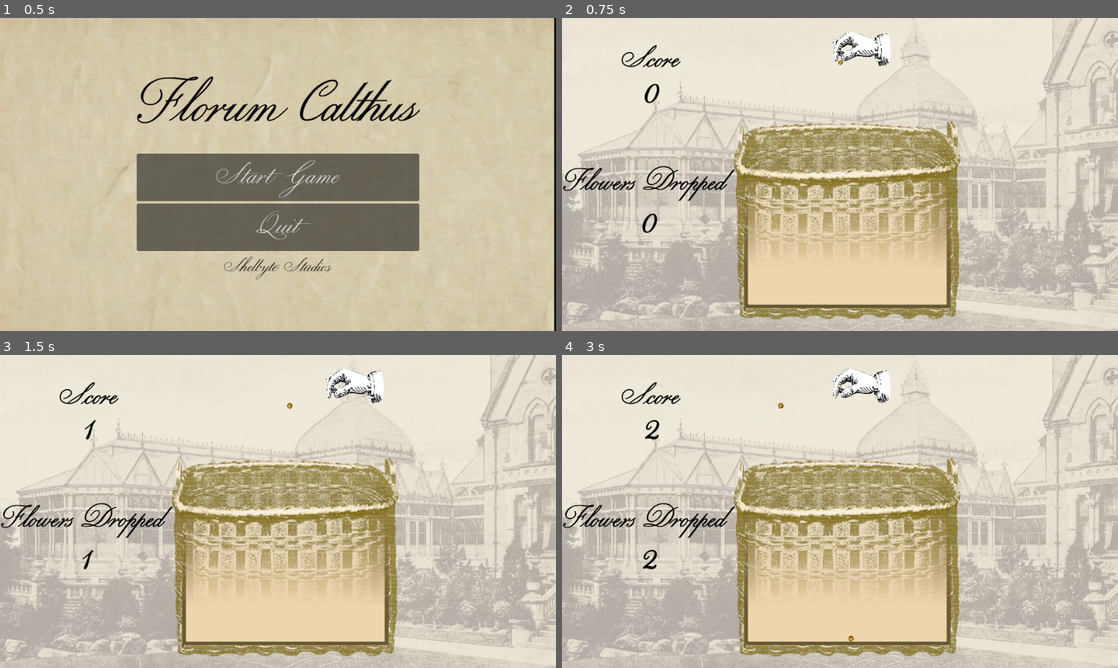
Above: before the commit, frames 1-4 (two rows, left to right).
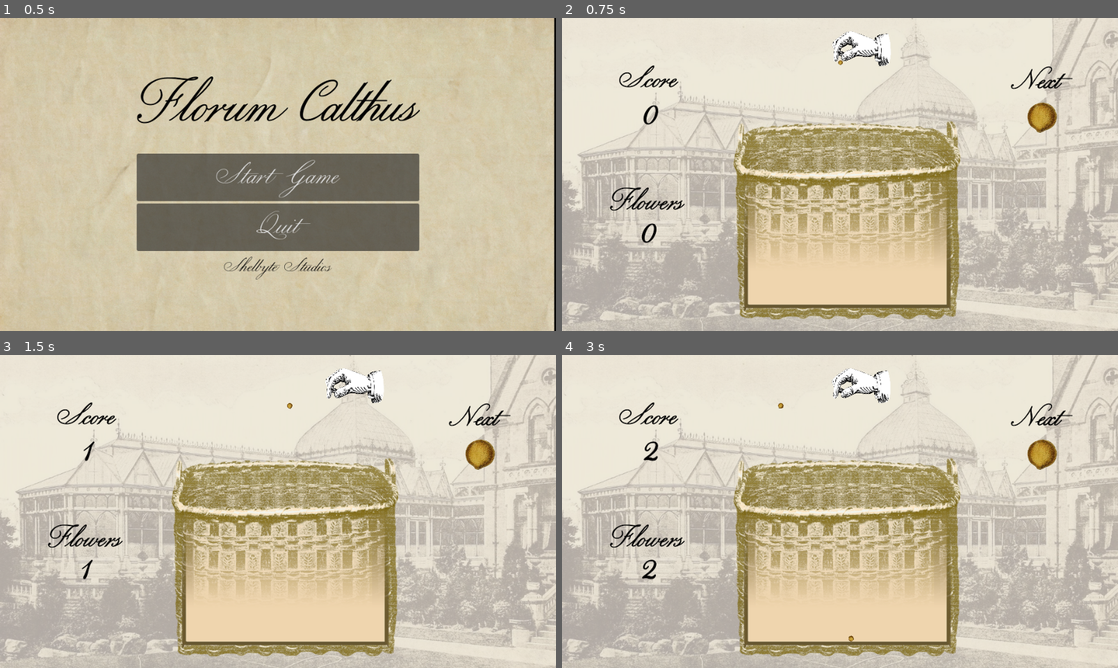
Above: after the commit, the same moments.

Repository: ClebMartin/GMTKGameJam2025
Game: Godot game, scene res://scenes/mainMenu.tscn
Same seed, same stepped clock (60 frames per second), same inputs: the game is played once before the commit and once after it.
Inputs (mouse positions are in pixels of both pictures, inside the frame that each line leads up to):
- Up to frame 1 (0.5 s): no input
- Up to frame 2 (0.75 s): click "Start Game" at 0.5 s
- Up to frame 3 (1.5 s): tap Enter at 1.25 s; move the mouse to (400, 495) at 1.27 s; hold Right (right) from 1.28 s (still down); hold Space (drop) from 1.28 s (still down)
- Up to frame 4 (3 s): move the mouse to (728, 527) at 2.02 s; release Right (right) at 2.03 s; release Space (drop) at 2.03 s; hold Left (left) 2.03-2.78 s; tap Space (drop) at 2.1 s; move the mouse to (895, 442) at 2.77 s; hold Right (right) from 2.78 s (still down); hold Space (drop) from 2.78 s (still down)

Frame 1 is identical in both runs. In frame 2, 2.4% of the frame differs, in the area x 0-92%, y 8-72%; in frame 3, 2.2%; in frame 4, 2.4%.

Commit message:
Next Droppable queue

Diff:
--- a/gmtk-game-jam-2025/scenes/game.tscn
+++ b/gmtk-game-jam-2025/scenes/game.tscn
@@ -10,6 +10,14 @@
 [ext_resource type="PackedScene" uid="uid://c2qa0oan4fjgc" path="res://scenes/utils/BackgroundMusic.tscn" id="5_iywne"]
 [ext_resource type="PackedScene" uid="uid://kspneow8828p" path="res://scenes/utils/BackgroundSounds.tscn" id="6_p57ef"]
 [ext_resource type="Texture2D" uid="uid://ba8ejg10vkj6" path="res://assets/sprites/basketFront@0.33x.png" id="6_vtaks"]
+[ext_resource type="Texture2D" uid="uid://dwav2g2fhlsfl" path="res://assets/sprites/seed.png" id="8_ssvqc"]
+[ext_resource type="Texture2D" uid="uid://coshgaemn2pao" path="res://assets/sprites/leaf.png" id="9_264po"]
+[ext_resource type="Texture2D" uid="uid://daapepie3qhbt" path="res://assets/sprites/daisy.png" id="10_1kice"]
+[ext_resource type="Texture2D" uid="uid://bw8s21ey2w0or" path="res://assets/sprites/carnation_bottanical.png" id="11_5newe"]
+[ext_resource type="Texture2D" uid="uid://br8e7jioko3qp" path="res://assets/sprites/bluebonnet.png" id="12_37s47"]
+[ext_resource type="Texture2D" uid="uid://bswcj836i2ytv" path="res://assets/sprites/tulip.png" id="13_bt5mj"]
+[ext_resource type="Texture2D" uid="uid://bsghd26ny8bbu" path="res://assets/sprites/rose.png" id="14_e1j6l"]
+[ext_resource type="Texture2D" uid="uid://t1y2ht3fbjh8" path="res://assets/sprites/sunflower.png" id="15_pl11u"]
 
 [node name="Main" type="Node2D"]
 script = ExtResource("1_lbhrr")
@@ -57,10 +65,10 @@
 [node name="ScoreGroup" type="Node2D" parent="."]
 
 [node name="ScoreLabel" type="Label" parent="ScoreGroup"]
-offset_left = 7.0
-offset_top = 1.0
-offset_right = 305.0
-offset_bottom = 229.0
+offset_left = 30.0
+offset_top = 38.0
+offset_right = 277.0
+offset_bottom = 266.0
 theme_override_colors/font_color = Color(0, 0, 0, 1)
 theme_override_constants/outline_size = 2
 theme_override_fonts/font = ExtResource("4_lbhrr")
@@ -69,23 +77,84 @@
 horizontal_alignment = 1
 
 [node name="ScoreText" type="Label" parent="ScoreGroup"]
-offset_left = 102.0
-offset_top = 39.0
-offset_right = 204.0
-offset_bottom = 113.0
+offset_left = 98.0
+offset_top = 74.0
+offset_right = 200.0
+offset_bottom = 148.0
 theme_override_colors/font_color = Color(0, 0, 0, 1)
 theme_override_constants/outline_size = 2
 theme_override_fonts/font = ExtResource("4_lbhrr")
 theme_override_font_sizes/font_size = 64
 text = "Score"
 
+[node name="QueueGroup" type="Node2D" parent="."]
+
+[node name="QueueText" type="Label" parent="QueueGroup"]
+offset_left = 775.0
+offset_top = 76.0
+offset_right = 877.0
+offset_bottom = 150.0
+theme_override_colors/font_color = Color(0, 0, 0, 1)
+theme_override_constants/outline_size = 2
+theme_override_fonts/font = ExtResource("4_lbhrr")
+theme_override_font_sizes/font_size = 64
+text = "Next"
+
+[node name="Seed" type="Sprite2D" parent="QueueGroup"]
+visible = false
+position = Vector2(829, 174)
+scale = Vector2(0.308, 0.308)
+texture = ExtResource("8_ssvqc")
+
+[node name="Leaf" type="Sprite2D" parent="QueueGroup"]
+visible = false
+position = Vector2(830, 182)
+scale = Vector2(0.338617, 0.338617)
+texture = ExtResource("9_264po")
+
+[node name="Daisy" type="Sprite2D" parent="QueueGroup"]
+visible = false
+position = Vector2(829, 181)
+scale = Vector2(0.191097, 0.191097)
+texture = ExtResource("10_1kice")
+
+[node name="Carnation" type="Sprite2D" parent="QueueGroup"]
+visible = false
+position = Vector2(826, 186)
+scale = Vector2(0.182844, 0.182844)
+texture = ExtResource("11_5newe")
+
+[node name="Bluebonnet" type="Sprite2D" parent="QueueGroup"]
+visible = false
+position = Vector2(826, 205)
+scale = Vector2(0.231846, 0.231846)
+texture = ExtResource("12_37s47")
+
+[node name="Tulip" type="Sprite2D" parent="QueueGroup"]
+visible = false
+position = Vector2(825, 195)
+scale = Vector2(0.350435, 0.350435)
+texture = ExtResource("13_bt5mj")
+
+[node name="Rose" type="Sprite2D" parent="QueueGroup"]
+visible = false
+position = Vector2(826, 196)
+scale = Vector2(0.205243, 0.205243)
+texture = ExtResource("14_e1j6l")
+
+[node name="Sunflower" type="Sprite2D" parent="QueueGroup"]
+visible = false
+position = Vector2(826, 204)
+scale = Vector2(0.270265, 0.270265)
+texture = ExtResource("15_pl11u")
+
 [node name="NumFlowerGroup" type="Node2D" parent="."]
 
 [node name="NumFlowerLabel" type="Label" parent="NumFlowerGroup"]
-offset_left = 3.0
-offset_top = 225.0
-offset_right = 301.0
-offset_bottom = 453.0
+offset_left = 2.0
+offset_top = 242.0
+offset_right = 300.0
+offset_bottom = 470.0
 theme_override_colors/font_color = Color(0, 0, 0, 1)
 theme_override_constants/outline_size = 2
 theme_override_fonts/font = ExtResource("4_lbhrr")
@@ -94,15 +163,16 @@
 horizontal_alignment = 1
 
 [node name="NumFlowerText" type="Label" parent="NumFlowerGroup"]
-offset_left = 2.0
-offset_top = 251.0
-offset_right = 284.0
-offset_bottom = 325.0
+offset_left = 78.0
+offset_top = 285.0
+offset_right = 216.0
+offset_bottom = 359.0
 theme_override_colors/font_color = Color(0, 0, 0, 1)
 theme_override_constants/outline_size = 2
 theme_override_fonts/font = ExtResource("4_lbhrr")
 theme_override_font_sizes/font_size = 64
-text = "Flowers Dropped"
+text = "Flowers"
+horizontal_alignment = 1
 
 [node name="BackgroundMusic" parent="." instance=ExtResource("5_iywne")]
 
--- a/gmtk-game-jam-2025/scripts/game.gd
+++ b/gmtk-game-jam-2025/scripts/game.gd
@@ -17,9 +17,24 @@
 var _rose_prestige_scene = preload("res://scenes/droppables/rose_prestige.tscn")
 var _sunflower_prestige_scene = preload("res://scenes/droppables/sunflower_prestige.tscn")
 
+@onready var _seed_img = $QueueGroup/Seed
+@onready var _leaf_img = $QueueGroup/Leaf
+@onready var _daisy_img = $QueueGroup/Daisy
+@onready var _carnation_img = $QueueGroup/Carnation
+# Technically, right now, player will never anything above a carnation
+# but, in order to not have a possible bug, I'll add them here.
+@onready var _bluebonnet_img = $QueueGroup/Bluebonnet
+@onready var _tulip_img = $QueueGroup/Tulip
+@onready var _rose_img = $QueueGroup/Rose
+@onready var _sunflower_img = $QueueGroup/Sunflower
+
 var _mergeParticle_scene = preload("res://scenes/utils/mergeParticle.tscn")
 
 var _current_droppable
+
+var _next_droppable
+var _next_droppable_id
+var _next_droppable_img_list
 
 var _droppable_list = [_seed_scene, _leaf_scene, _daisy_scene, _carnation_scene, _bluebonnet_scene, _tulip_scene, _rose …(219 unchanged characters)…
 
@@ -30,9 +45,19 @@
 @onready var NumFlowerLabel = $NumFlowerGroup/NumFlowerLabel
 var _num_flowers_dropped = 0
 
+var PlayerNode
+
 @onready var _rng = RandomNumberGenerator.new()
 
 func _ready() -> void:
+	_set_up_list()
+	PlayerNode = get_node("Player")
+	PlayerNode.next_droppable_id_signal.connect(_next_drop_id)
+
+	_next_droppable_id = PlayerNode._next_droppable_id
+	_next_droppable = _next_droppable_img_list[_next_droppable_id]
+	_next_droppable.show()
+
 	ScoreLabel.text = str(_score)
 
 func _physics_process(delta: float) -> void:
@@ -126,3 +151,21 @@
 func _reset_num_flowers_dropped():
 	#Not using this yet, unless we need to clean up
 	_num_flowers_dropped = 0
+
+func _next_drop_id(id):
+	_next_droppable.hide()
+	_next_droppable_id = id
+	_next_droppable = _next_droppable_img_list[_next_droppable_id]
+	_next_droppable.show()
+
+func _set_up_list():
+	_next_droppable_img_list = [
+		_seed_img,
+		_leaf_img,
+		_daisy_img,
+		_carnation_img,
+		_bluebonnet_img,
+		_tulip_img,
+		_rose_img,
+		_sunflower_img
+	]
--- a/gmtk-game-jam-2025/scripts/player.gd
+++ b/gmtk-game-jam-2025/scripts/player.gd
@@ -25,6 +25,10 @@
 var _current_droppable
 var _current_droppable_id = 0
 
+# For "Queue" in Game
+var _next_droppable_id
+signal next_droppable_id_signal
+
 var _tick = 0
 var _waiting_to_spawn = false
 
@@ -35,12 +39,15 @@
 	return _rng.randi_range(0, 3)
 
 func _spawn_new_droppable():
-	_current_droppable_id = _pick_random_droppable()
+	_current_droppable_id = _next_droppable_id
+	_next_droppable_id = _pick_random_droppable()
 	_current_droppable = _droppable_img_list[_current_droppable_id]
 	_current_droppable.show()
+	next_droppable_id_signal.emit(_next_droppable_id)
 
 func _ready():
 	_set_up_list()
+	_next_droppable_id = 0
 	_spawn_new_droppable()
 
 func _physics_process(delta):
Not shown: 1 places in gmtk-game-jam-2025/scenes/game.tscn that only renumber resources
